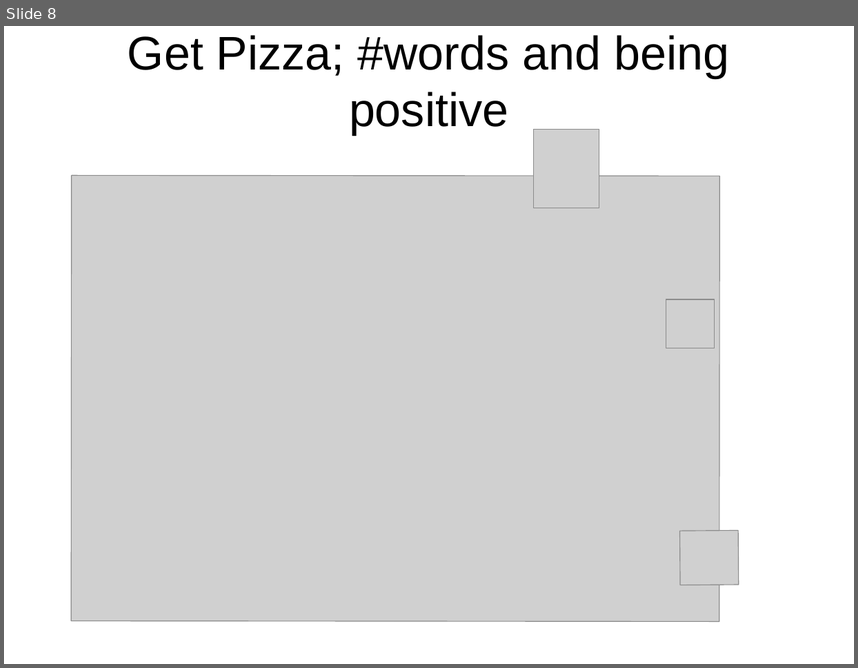
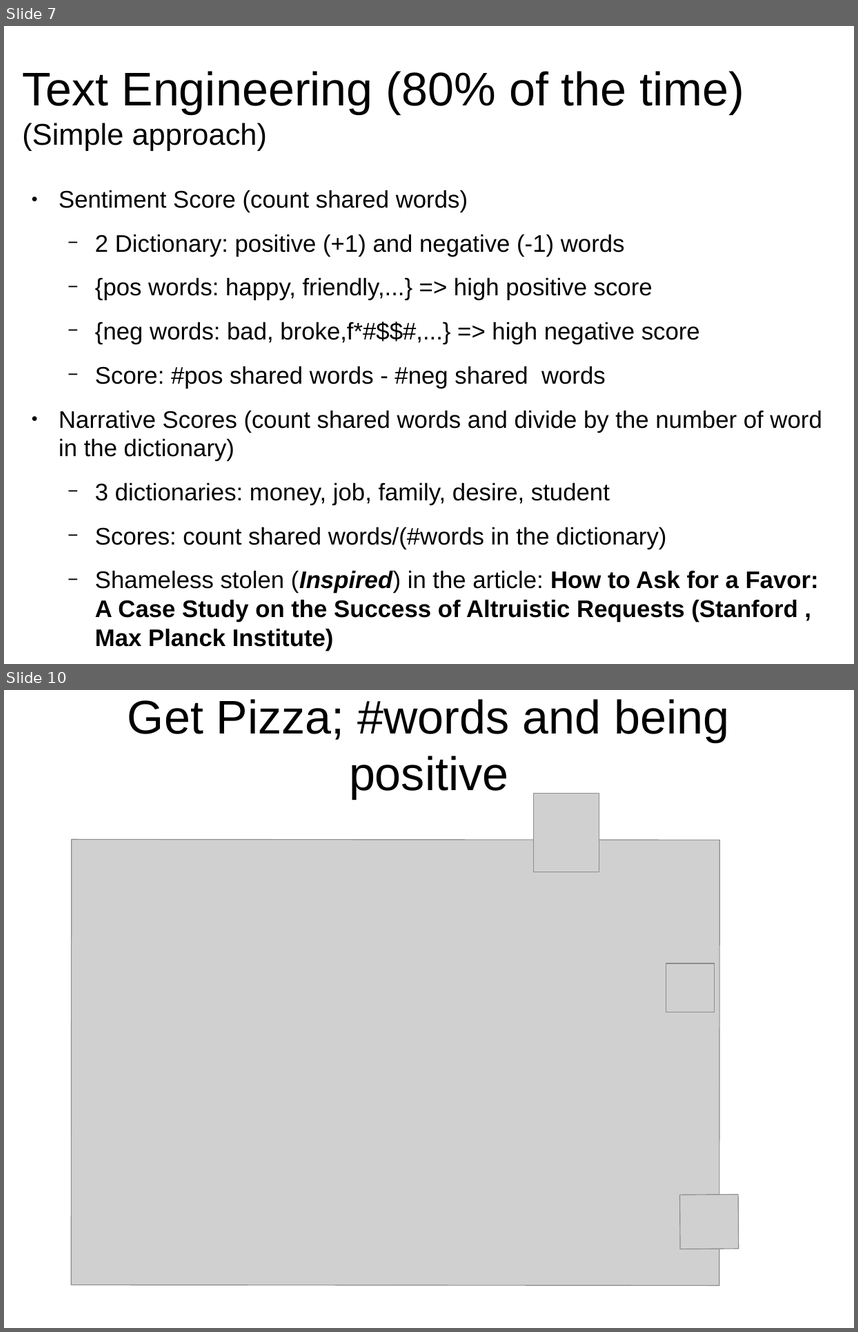
Before and after one commit to leandroohf/raop, a slide deck: doc/pres/pres.odp. Shown one above the other, each under a label of ours: slide 8 before the commit, slides 7 and 10 after it; the slides between them are not shown. The pictures are 858x668 and 858x1332 pixels, drawn with LibreOffice and Linux fonts; fonts in the diff are those of the drawing; grey boxes stand for pictures. Boxes give left, top, right and bottom in pixels: in the first picture for what was removed or moved away, otherwise in the second. Text is boxed around its words. In the diff, an @@ line names an element or a change of style, - is before the commit and + after.

Commit message:
doc: Review Pres
* SPlit features engineering slides
* Review text engineering slide
* Reviewe features engineering slide

```diff
--- a/doc/pres/pres.odp
+++ b/doc/pres/pres.odp
@@ slide 7 added at bbox=[4, 26, 854, 664], background #FFFFFF @@
@@ title added at bbox=[22, 71, 745, 151], 44 pt, text #000000 @@
+Text Engineering (80% of the time)
+(Simple approach)
@@ text added at bbox=[59, 190, 822, 650], 22.4 pt, text #000000 @@
+● Sentiment Score (count shared words)
+  − 2 Dictionary: positive (+1) and negative (-1) words
+  − {pos words: happy, friendly,...} => high positive score
+  − {neg words: bad, broke,f*#$$#,...} => high negative score
+  − Score: #pos shared words - #neg shared words
+● Narrative Scores (count shared words and divide by the number of word in the dictionary)
+  − 3 dictionaries: money, job, family, desire, student
+  − Scores: count shared words/(#words in the dictionary)
+  − Shameless stolen (Inspired) in the article: How to Ask for a Favor: A Case Study on the Success of Altruistic Requests (Stanford , Max Planck Institute)
@@ what was slide 8 is now slide 10 @@
```
Also in this commit, not shown: 4 slides changed, 3 other slides added, 1 slide removed.
